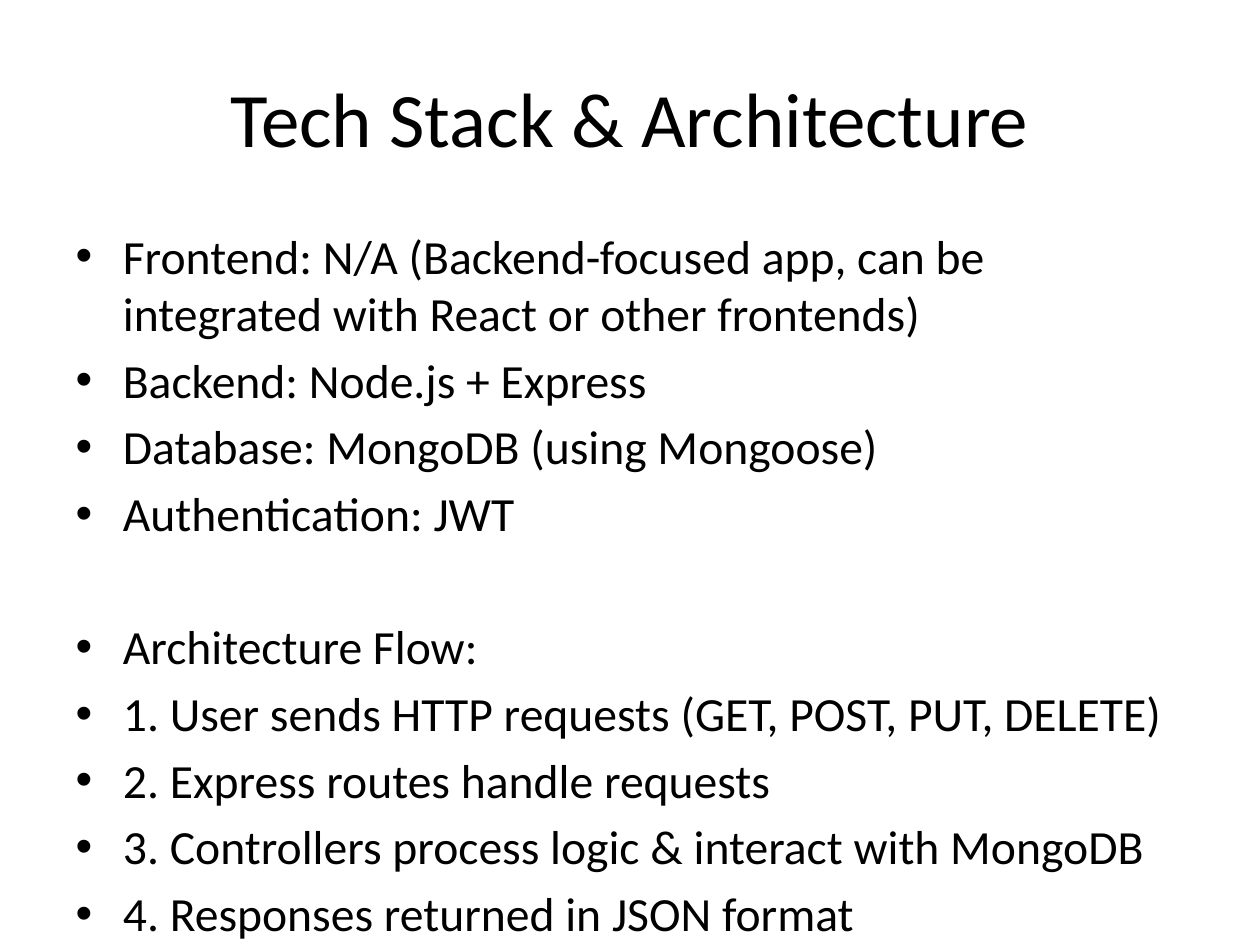
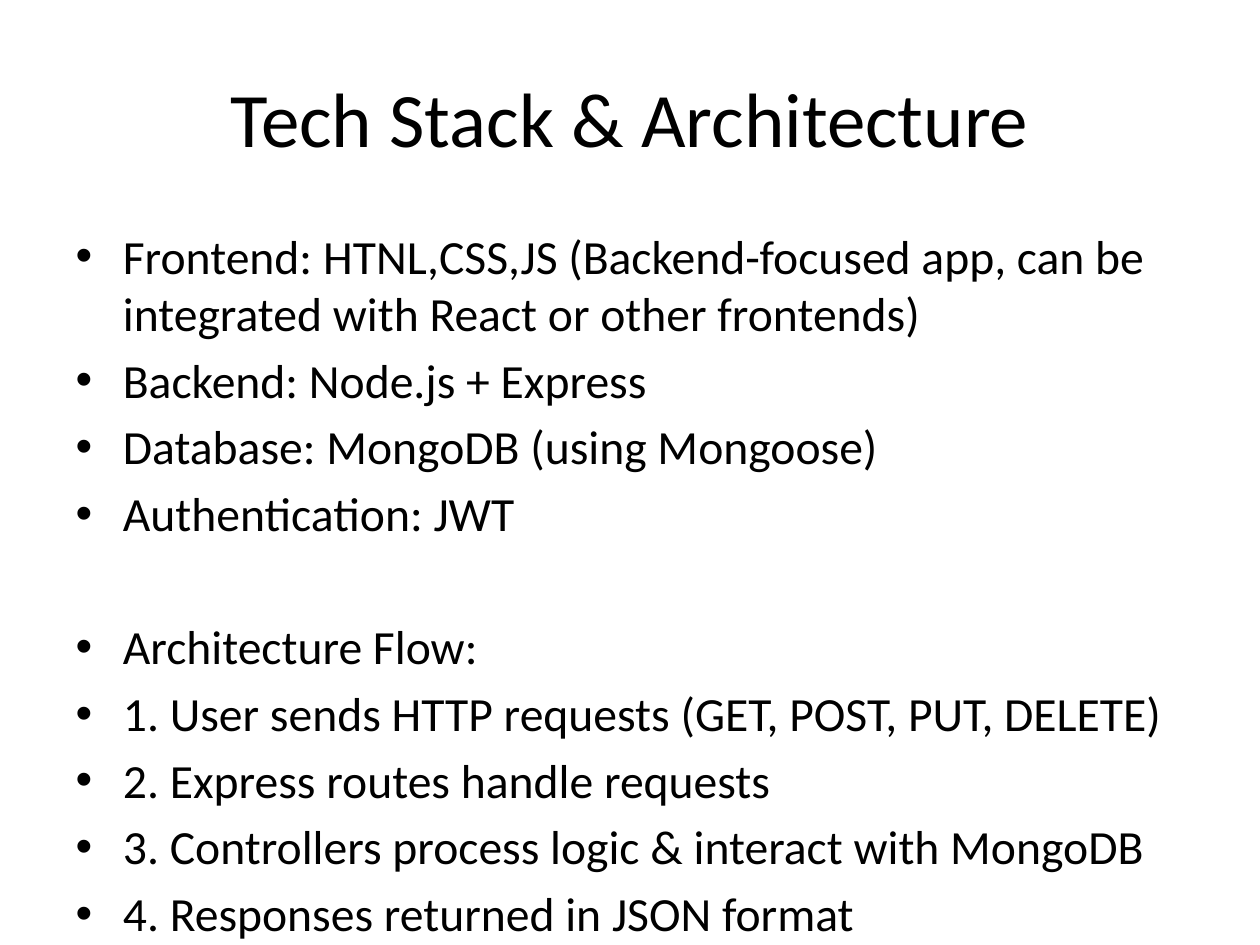
Before and after one commit to Amresh-01/Notes-App, a slide deck: slide 3 of Notes-App_Presentation.pptx. Drawn at 1260x945 pixels with LibreOffice and Linux fonts; fonts in the diff are those of the drawing. Boxes give left, top, right and bottom in pixels: in the first picture for what was removed or moved away, otherwise in the second. Text is boxed around its words. In the diff, an @@ line names an element or a change of style, - is before the commit and + after.

Commit message:
add the new ppt

```diff
--- a/Notes-App_Presentation.pptx
+++ b/Notes-App_Presentation.pptx
@@ text at (123, 239, 1144, 340): text changed @@
-• Frontend: N/A (Backend-focused app, can be integrated with React or other frontends)
+• Frontend: HTNL,CSS,JS (Backend-focused app, can be integrated with React or other frontends)
```
Also in this commit, not shown: 1 other slide changed.
